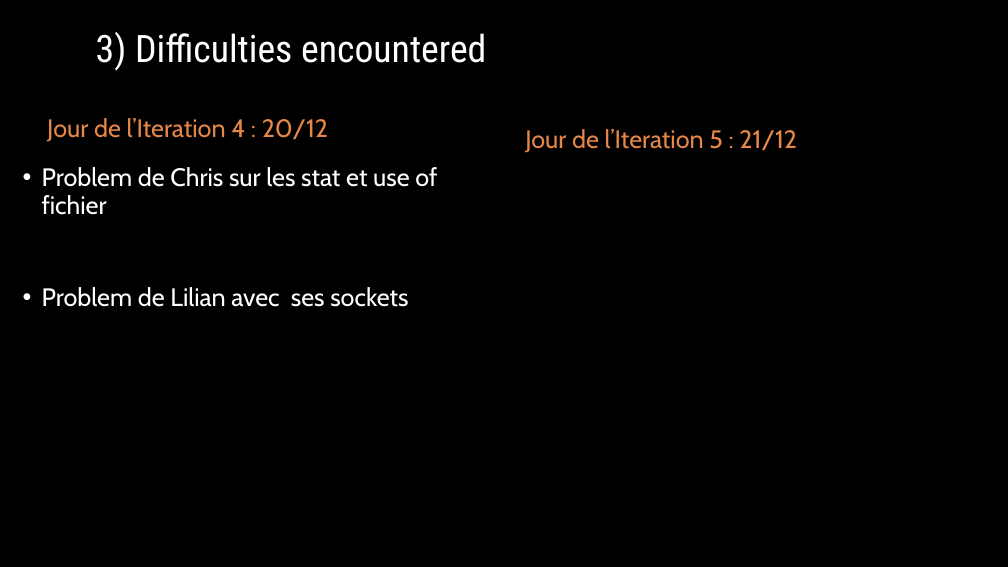
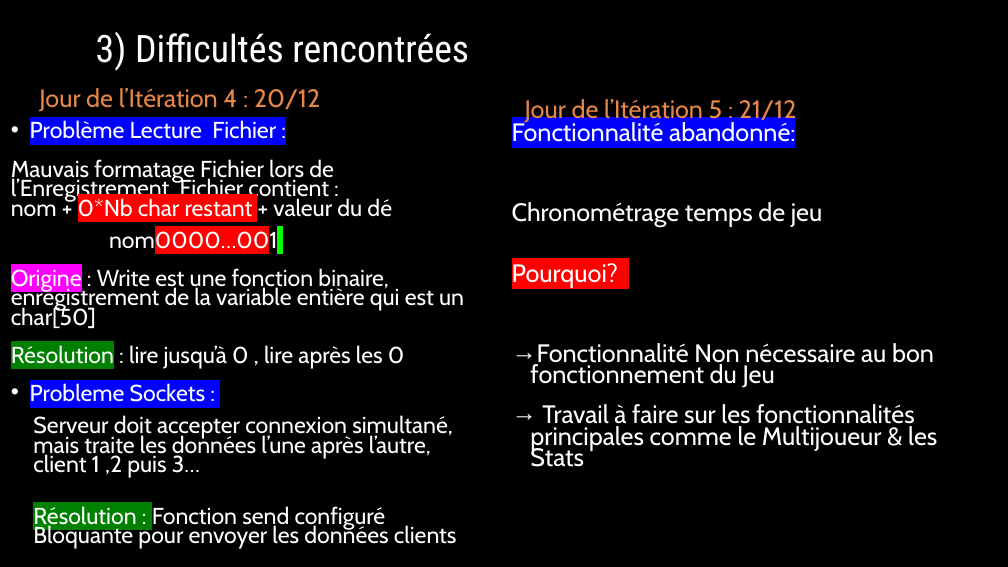
Before and after one commit to CCB-ISENP16/RollTheDice, a slide deck: slide 8 of docs/presentation_sex.pptx. Drawn at 1008x567 pixels with LibreOffice and Linux fonts; fonts in the diff are those of the drawing; background and template pictures are left out. Boxes give left, top, right and bottom in pixels: in the first picture for what was removed or moved away, otherwise in the second. Text is boxed around its words. In the diff, an @@ line names an element or a change of style, - is before the commit and + after.

```diff
--- a/docs/presentation_sex.pptx
+++ b/docs/presentation_sex.pptx
@@ title at (96,32,469,71): text changed @@
-3) Difficulties encountered
+3) Difficultés rencontrées
@@ text at (39,88,320,112): text changed @@
-Jour de l’Iteration 4 : 20/12
+Jour de l’Itération 4 : 20/12
@@ text at (525,99,797,125): text changed @@
-Jour de l’Iteration 5 : 21/12
+Jour de l’Itération 5 : 21/12
@@ text at (11,120,464,549): text changed; size 24 to 22 pt @@
-• Problem de Chris sur les stat et use of fichier
-• Problem de Lilian avec ses sockets
+• Problème Lecture Fichier :
+Mauvais formatage Fichier lors de l’Enregistrement, Fichier contient :
+nom + 0*Nb char restant + valeur du dé
+  nom0000…001
+Origine : Write est une fonction binaire, enregistrement de la variable entière qui est un char[50]
+Résolution : lire jusqu’à 0 , lire après les 0
+• Probleme Sockets :
+  Serveur doit accepter connexion simultané, mais traite les données l’une après l’autre, client 1 ,2 puis 3…
+  Résolution : Fonction send configuré Bloquante pour envoyer les données clients
@@ text added at (512,120,937,467), 24 pt, text #FFFFFF @@
+Fonctionnalité abandonné:
+Chronométrage temps de jeu
+Pourquoi?
+→ Fonctionnalité Non nécessaire au bon fonctionnement du Jeu
+→ Travail à faire sur les fonctionnalités principales comme le Multijoueur & les Stats
```
Also in this commit, not shown: 7 other slides changed, 1 slide added, 1 slide removed.
